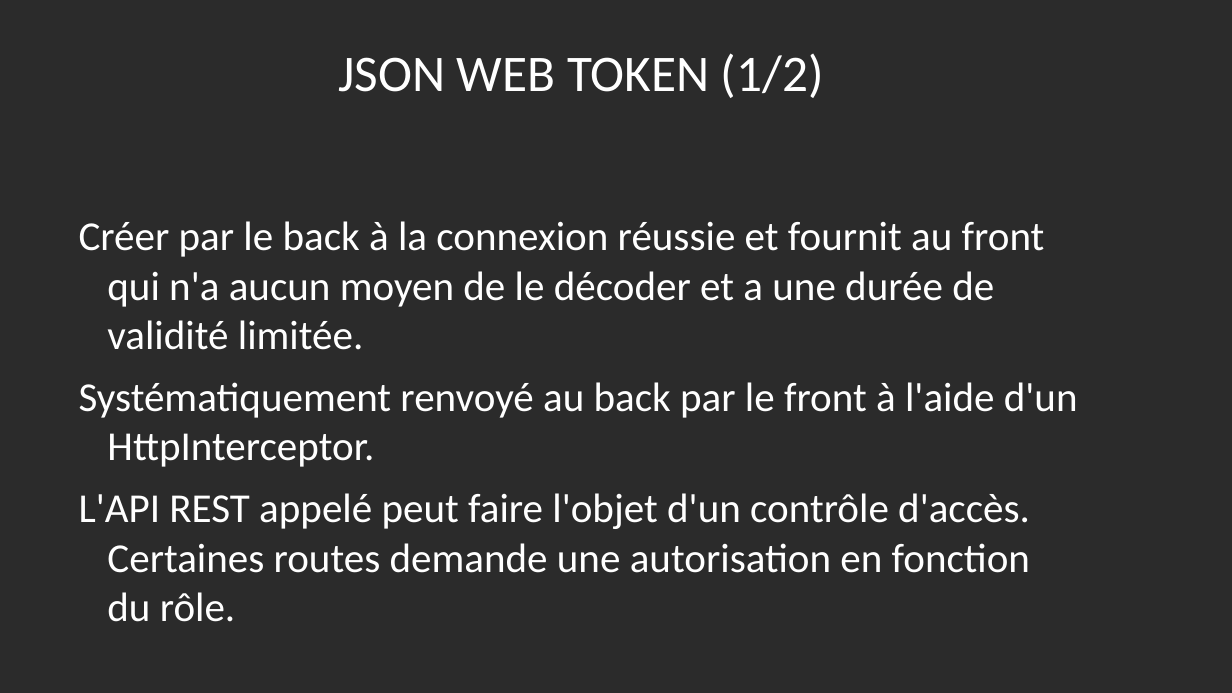
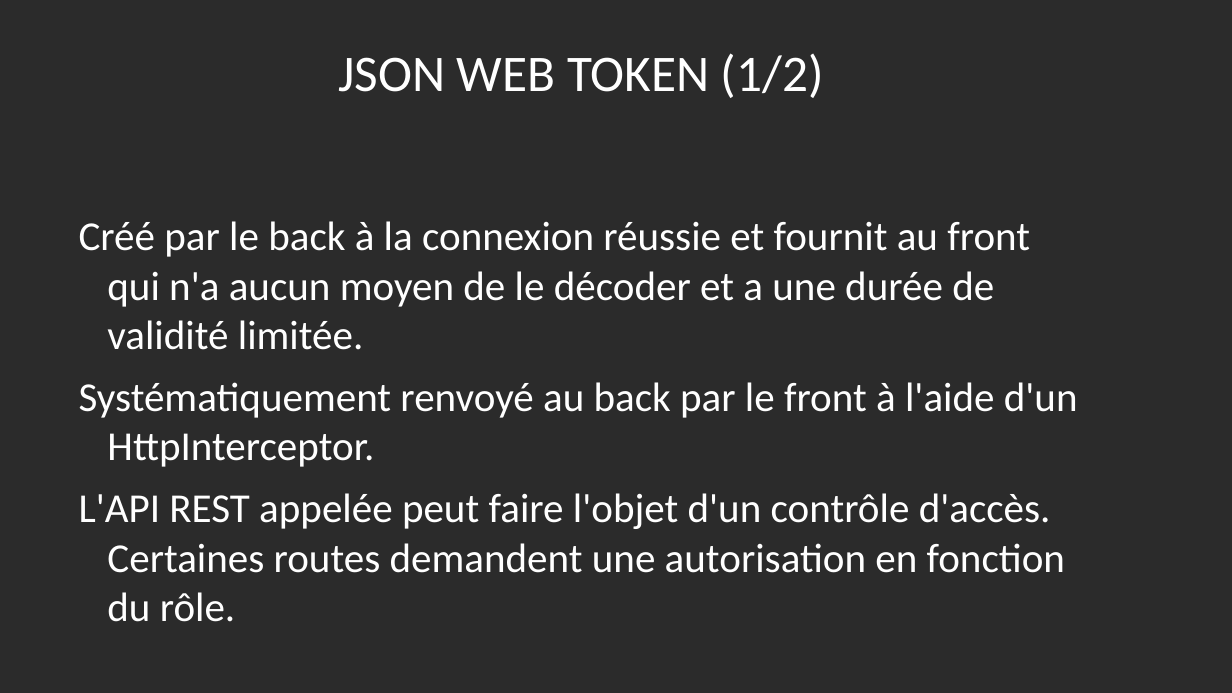
Before and after one commit to Wathil/POECNews, a slide deck: slide 21 of POEC News presentation.odp. Drawn at 1232x693 pixels with LibreOffice and Linux fonts; fonts in the diff are those of the drawing; background and template pictures are left out; a plain dark background stands for a picture behind light text. Boxes give left, top, right and bottom in pixels: in the first picture for what was removed or moved away, otherwise in the second. Text is boxed around its words. In the diff, an @@ line names an element or a change of style, - is before the commit and + after.

Commit message:
MAJ ppt

```diff
--- a/POEC News presentation.odp
+++ b/POEC News presentation.odp
@@ text at bbox=[79, 221, 1030, 350]: text changed @@
-Créer par le back à la connexion réussie et fournit au front qui n'a aucun moyen de le décoder et a une durée de validité limitée.
+Créé par le back à la connexion réussie et fournit au front qui n'a aucun moyen de le décoder et a une durée de validité limitée.
@@ text at bbox=[79, 493, 1065, 622]: text changed @@
-L'API REST appelé peut faire l'objet d'un contrôle d'accès. Certaines routes demande une autorisation en fonction du rôle.
+L'API REST appelée peut faire l'objet d'un contrôle d'accès. Certaines routes demandent une autorisation en fonction du rôle.
```
Also in this commit, not shown: 6 other slides changed.
